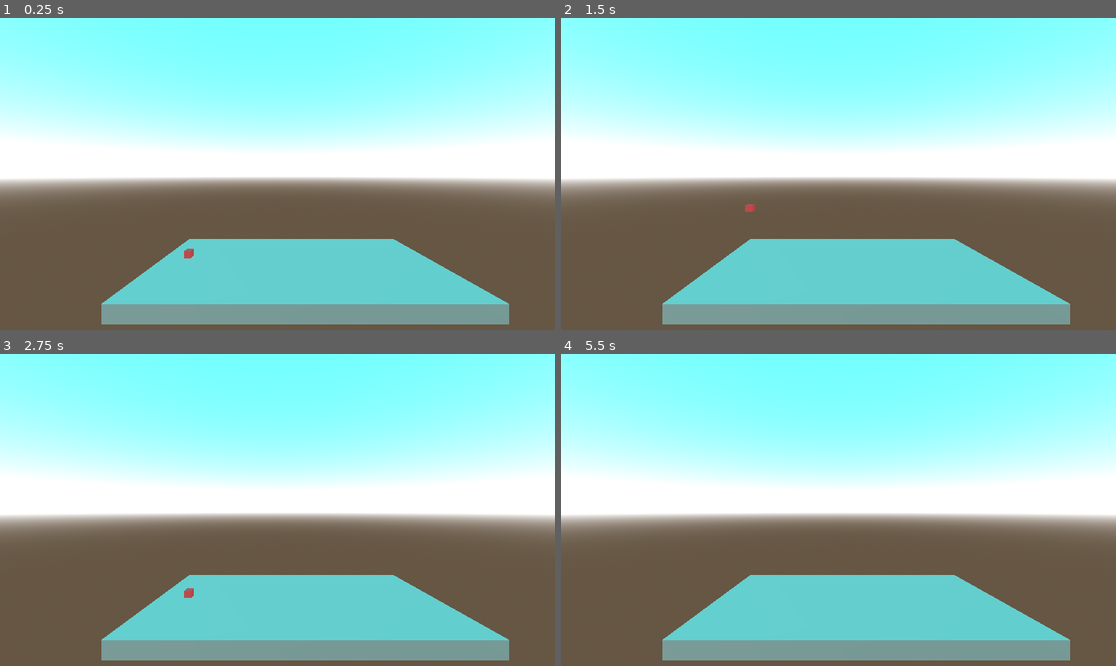
Above: before the commit, frames 1-4 (two rows, left to right).
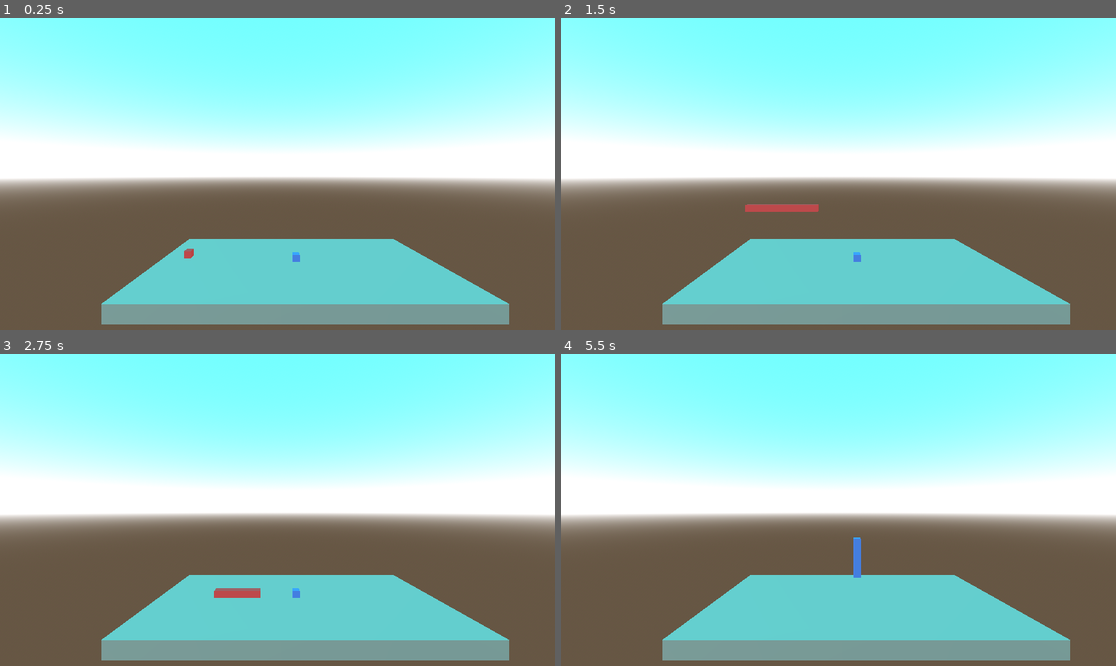
Above: after the commit, the same moments.

Repository: AtlasWongy/gmtk_game_jam_2024
Game: Godot game, scene res://scenes/test_level.tscn
The game is run twice, just before and just after one commit, with the same random seed, the same clock (stepped at 60 frames per second) and the same inputs.
Inputs:
- Up to frame 1 (0.25 s): no input
- Up to frame 2 (1.5 s): tap Enter (ui_accept) at 0.5 s; hold Up (ui_up) 0.53-1.28 s; hold G (grow) 0.53-1.28 s; tap Space (jump) at 0.77 s; tap S (shrink) at 0.8, 1.35 s; hold Down (ui_down) from 1.28 s (still down)
- Up to frame 3 (2.75 s): tap Space (jump) at 1.52 s; tap G (grow) at 1.55 s; release Down (ui_down) at 2.03 s; hold Up (ui_up) from 2.03 s (still down); hold G (grow) from 2.03 s (still down); tap S (shrink) at 2.3 s
- Up to frame 4 (5.5 s): release G (grow) at 2.78 s; tap Right (movement) at 2.85 s; tap Space (jump) at 3.02, 3.77, 4.52 s; tap G (grow) at 3.05, 4.55 s; tap Enter (ui_accept) at 3.5 s; release Up (ui_up) at 3.53 s; hold S (shrink) 3.53-4.28 s; hold Left (left) 3.53-5.03 s; tap Q (switch_box) at 4.35 s; hold Down (ui_down) from 5.03 s (still down); hold G (grow) from 5.03 s (still down); tap S (shrink) at 5.3 s

The runs differ from the first frame. In frame 1, less than 0.1% of the frame differs, in the area x 52-55%, y 75-79%; in frame 2, 0.3%; in frame 3, 0.4%, in the area x 33-55%, y 75-79%; in frame 4, 0.2%.

Commit message:
Update horizontal expansion

Diff:
--- a/characters/player/blue_box/blue_box.gd
+++ /dev/null
@@ -1,56 +0,0 @@
-extends Player
-class_name BlueBox
-
-@export var mesh: MeshInstance3D
-@export var collision_shape: CollisionShape3D
-
-var can_trigger: bool = true
-var trigger_growth: bool
-var trigger_shrink: bool
-var tween: Tween
-
-func _input(event: InputEvent) -> void:
-	if event.is_action_pressed("grow") and can_trigger:
-		trigger_growth = true
-	elif event.is_action_pressed("shrink") and can_trigger:
-		trigger_shrink = true
-	else:
-		trigger_growth = false
-		trigger_shrink = false
-
-func _physics_process(_delta: float) -> void:
-	if trigger_growth and check_can_grow():
-		can_trigger = false
-
-		if tween:
-			tween.kill()
-		tween = create_tween()
-		tween.set_parallel()
-
-		tween.tween_property(mesh.mesh, "size:x", 5, 1).as_relative().from_current().finished.connect(reset_trigger)
-		tween.tween_property(collision_shape.shape, "size:x", 5, 1).as_relative().from_current()
-	elif trigger_shrink and check_can_shrink():
-		can_trigger = false
-
-		if tween:
-			tween.kill()
-		tween = create_tween()
-		tween.set_parallel()
-
-		tween.tween_property(mesh.mesh, "size:x", -5, 1).as_relative().from_current().finished.connect(reset_trigger)
-		tween.tween_property(collision_shape.shape, "size:x", -5, 1).as_relative().from_current()
-
-func check_can_grow() -> bool:
-	if mesh.mesh.size.x <= 10.0:
-		return true
-	else:
-		return false
-
-func check_can_shrink() -> bool:
-	if mesh.mesh.size.x == 1.0:
-		return false
-	else:
-		return true
-
-func reset_trigger() -> void:
-	can_trigger = true
--- a/characters/player/player.gd
+++ b/characters/player/player.gd
@@ -4,8 +4,14 @@
 @export var box_type: GameManager.CurrentBox
 @export var movement_stats: MovementStats
 
+@onready var mesh: MeshInstance3D = $MeshInstance3D
+@onready var collisionShape: CollisionShape3D = $CollisionShape3D
+
 var movement_direction: Vector3
 var can_control: bool = true
+var is_grown:bool = false
+var is_changing:bool = false
+var is_shrunk:bool = true
 
 func _ready() -> void:
 
@@ -18,6 +24,7 @@
 	can_control = !can_control
 
 func _input(event: InputEvent) -> void:
+
 	if !can_control:
 		return
 
@@ -38,9 +45,17 @@
 	if event.is_action_pressed("jump") and is_on_floor():
 		SignalBus.pressed_jump.emit(box_type)
 
-	if event.is_action_pressed("grow"):
-		print("Grow")
-		# Emit Signal
+	if event.is_action_pressed("grow_left") and !is_changing:
+		_grow_left()
+
+	if (event.is_action_pressed("grow") or event.is_action_pressed("grow_right")) and !is_changing:
+		_grow()
+
+	if event.is_action_pressed("shrink_left") and !is_changing:
+		_shrink_left()
+
+	if (event.is_action_pressed("shrink") or event.is_action_pressed("shrink_right")) and !is_changing:
+		_shrink()
 
 func _physics_process(_delta: float) -> void:
 	if is_movement_ongoing():
@@ -48,3 +63,95 @@
 
 func is_movement_ongoing() -> bool:
 	return abs(movement_direction.x) > 0
+
+func _grow():
+	if !is_grown:
+		is_changing = true
+		print("Starting to grow.")
+		var tween = get_tree().create_tween()
+		tween.set_parallel()
+		if box_type == 1:
+			tween.tween_property(mesh, "position", Vector3(0, 2.5, 0), 1).as_relative().from_current()
+			tween.tween_property(collisionShape, "position", Vector3(0, 2.5, 0), 1).as_relative().from_current()
+			tween.tween_property(mesh.mesh, "size:y", 5, 1).as_relative().from_current()
+			tween.tween_property(collisionShape.shape, "size:y", 5, 1).as_relative().from_current()
+		else:
+			tween.tween_property(mesh, "position", Vector3(2.5, 0, 0), 1).as_relative().from_current()
+			tween.tween_property(collisionShape, "position", Vector3(2.5, 0, 0), 1).as_relative().from_current()
+			tween.tween_property(mesh.mesh, "size:x", 5, 1).as_relative().from_current()
+			tween.tween_property(collisionShape.shape, "size:x", 5, 1).as_relative().from_current()
+
+	#tween.tween_callback(grow_check)
+		tween.connect("finished", on_grown)
+
+func _grow_left():
+	if !is_grown:
+		is_changing = true
+		print("Starting to grow.")
+		var tween = get_tree().create_tween()
+		tween.set_parallel()
+		if box_type == 1:
+			tween.tween_property(mesh, "position", Vector3(0, 2.5, 0), 1).as_relative().from_current()
+			tween.tween_property(collisionShape, "position", Vector3(0, 2.5, 0), 1).as_relative().from_current()
+			tween.tween_property(mesh.mesh, "size:y", 5, 1).as_relative().from_current()
+			tween.tween_property(collisionShape.shape, "size:y", 5, 1).as_relative().from_current()
+		else:
+			tween.tween_property(mesh, "position", Vector3(-2.5, 0, 0), 1).as_relative().from_current()
+			tween.tween_property(collisionShape, "position", Vector3(-2.5, 0, 0), 1).as_relative().from_current()
+			tween.tween_property(mesh.mesh, "size:x", 5, 1).as_relative().from_current()
+			tween.tween_property(collisionShape.shape, "size:x", 5, 1).as_relative().from_current()
+
+	#tween.tween_callback(grow_check)
+		tween.connect("finished", on_grown)
+
+func _shrink():
+	if !is_shrunk:
+		is_changing = true
+		print("Starting to shrink.")
+		var tween = get_tree().create_tween()
+		tween.set_parallel()
+
+		if box_type == 1:
+			tween.tween_property(mesh, "position", Vector3(0, -2.5, 0), 1).as_relative().from_current()
+			tween.tween_property(collisionShape, "position", Vector3(0, -2.5, 0), 1).as_relative().from_current()
+			tween.tween_property(mesh.mesh, "size:y", -5, 1).as_relative().from_current()
+			tween.tween_property(collisionShape.shape, "size:y", -5, 1).as_relative().from_current()
+		else:
+			tween.tween_property(mesh, "position", Vector3(2.5, 0, 0), 1).as_relative().from_current()
+			tween.tween_property(collisionShape, "position", Vector3(2.5, 0, 0), 1).as_relative().from_current()
+			tween.tween_property(mesh.mesh, "size:x", -5, 1).as_relative().from_current()
+			tween.tween_property(collisionShape.shape, "size:x", -5, 1).as_relative().from_current()
+		tween.connect("finished", on_shrunk)
+	#tween.tween_callback(shrink_check)
+
+func _shrink_left():
+	if !is_shrunk:
+		is_changing = true
+		print("Starting to shrink.")
+		var tween = get_tree().create_tween()
+		tween.set_parallel()
+
+		if box_type == 1:
+			tween.tween_property(mesh, "position", Vector3(0, -2.5, 0), 1).as_relative().from_current()
+			tween.tween_property(collisionShape, "position", Vector3(0, -2.5, 0), 1).as_relative().from_current()
+			tween.tween_property(mesh.mesh, "size:y", -5, 1).as_relative().from_current()
+			tween.tween_property(collisionShape.shape, "size:y", -5, 1).as_relative().from_current()
+		else:
+			tween.tween_property(mesh, "position", Vector3(-2.5, 0, 0), 1).as_relative().from_current()
+			tween.tween_property(collisionShape, "position", Vector3(-2.5, 0, 0), 1).as_relative().from_current()
+			tween.tween_property(mesh.mesh, "size:x", -5, 1).as_relative().from_current()
+			tween.tween_property(collisionShape.shape, "size:x", -5, 1).as_relative().from_current()
+		tween.connect("finished", on_shrunk)
+	#tween.tween_callback(shrink_check)
+
+func on_shrunk():
+	print("Shrink complete.")
+	is_changing = false
+	is_grown = false
+	is_shrunk = true
+
+func on_grown():
+	print("Grow complete.")
+	is_changing = false
+	is_grown = true
+	is_shrunk = false
--- a/project.godot
+++ b/project.godot
@@ -70,3 +70,23 @@
 , Object(InputEventKey,"resource_local_to_scene":false,"resource_name":"","device":-1,"window_id":0,"alt_pressed":false …(183 unchanged characters)…
 ]
 }
+grow_right={
+"deadzone": 0.5,
+"events": [Object(InputEventKey,"resource_local_to_scene":false,"resource_name":"","device":-1,"window_id":0,"alt_pressed":false,"shift_pressed":true,"ctrl_pressed":false,"meta_pressed":false,"pressed":false,"keycode":0,"physical_keycode":71,"key_label":0,"unicode":71,"location":0,"echo":false,"script":null)
+]
+}
+grow_left={
+"deadzone": 0.5,
+"events": [Object(InputEventKey,"resource_local_to_scene":false,"resource_name":"","device":-1,"window_id":0,"alt_pressed":true,"shift_pressed":false,"ctrl_pressed":false,"meta_pressed":false,"pressed":false,"keycode":0,"physical_keycode":71,"key_label":0,"unicode":0,"location":0,"echo":false,"script":null)
+]
+}
+shrink_right={
+"deadzone": 0.5,
+"events": [Object(InputEventKey,"resource_local_to_scene":false,"resource_name":"","device":-1,"window_id":0,"alt_pressed":false,"shift_pressed":false,"ctrl_pressed":true,"meta_pressed":false,"pressed":false,"keycode":0,"physical_keycode":83,"key_label":0,"unicode":0,"location":0,"echo":false,"script":null)
+]
+}
+shrink_left={
+"deadzone": 0.5,
+"events": [Object(InputEventKey,"resource_local_to_scene":false,"resource_name":"","device":-1,"window_id":0,"alt_pressed":true,"shift_pressed":false,"ctrl_pressed":false,"meta_pressed":false,"pressed":false,"keycode":0,"physical_keycode":83,"key_label":0,"unicode":0,"location":0,"echo":false,"script":null)
+]
+}
--- a/scenes/test_level.tscn
+++ b/scenes/test_level.tscn
@@ -1,6 +1,7 @@
-[gd_scene load_steps=7 format=3 uid="uid://78nxbcy5lnm2"]
+[gd_scene load_steps=8 format=3 uid="uid://78nxbcy5lnm2"]
 
 [ext_resource type="PackedScene" uid="uid://d1qp5smneb3jt" path="res://characters/player/red_box/red_box.tscn" id="1_4lkkm"]
+[ext_resource type="PackedScene" uid="uid://c80ku4vswsnix" path="res://characters/player/blue_box/blue_box.tscn" id="2_bq2s6"]
 
 [sub_resource type="ProceduralSkyMaterial" id="ProceduralSkyMaterial_3r77l"]
 sky_top_color = Color(0.214771, 0.565469, 0.975304, 1)
@@ -36,5 +37,8 @@
 [node name="Camera3D" type="Camera3D" parent="."]
 transform = Transform3D(1, 0, 0, 0, 1, 0, 0, 0, 1, -1.35929, 6.86705, 14.9567)
 
+[node name="BlueBox" parent="." instance=ExtResource("2_bq2s6")]
+transform = Transform3D(0.5, 0, 0, 0, 0.5, 0, 0, 0, 0.5, 0, 1.2422, 0)
+
 [node name="RedBox" parent="." instance=ExtResource("1_4lkkm")]
 transform = Transform3D(1, 0, 0, 0, 1, 0, 0, 0, 1, -7.86285, 1.65103, 0)
